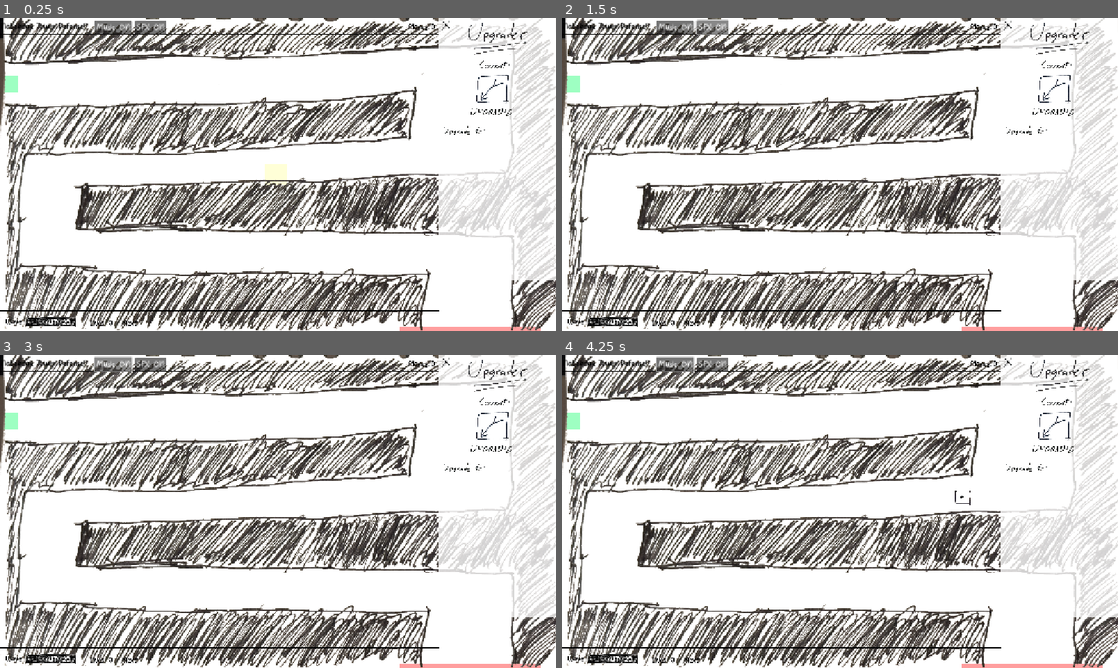
Above: before the commit, frames 1-4 (two rows, left to right).
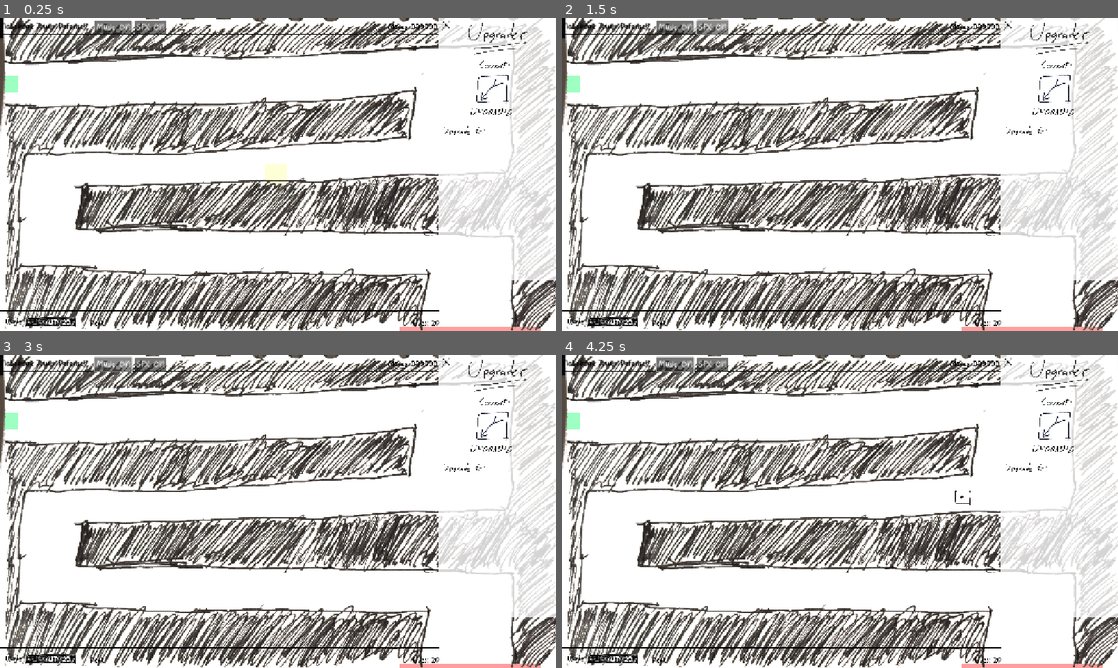
Above: after the commit, the same moments.

Repository: OzuYatamutsu/notebook-tower-defense
Game: Godot game, scene res://levels/level_cools.tscn
The game is run twice, just before and just after one commit, with the same random seed, the same clock (stepped at 60 frames per second) and the same inputs. This scene is started directly instead of the project's main scene.
Inputs (mouse positions are in pixels of both pictures, inside the frame that each line leads up to):
- Up to frame 1 (0.25 s): no input
- Up to frame 2 (1.5 s): click "SFX: ON" at 0.5 s; click "SFX: ON" at 1.25 s
- Up to frame 3 (3 s): click "SFX: ON" at 2 s; click "Music: ON" at 2.75 s
- Up to frame 4 (4.25 s): move the mouse to (962, 495) at 3.52 s; click (962, 495) at 3.67 s

The runs differ from the first frame. In frame 1, 0.2% of the frame differs, in the area x 16-79%, y 1-99%; in frame 2, 0.2%; in frame 3, 0.2%; in frame 4, 0.2%.
Error in both runs: Invalid call. Nonexistent function 'set_max_value' in base 'Control (WaveMeter)'. (res://levels/level.gd:34)

Commit message:
Zero-pad money meter to 6 digits

Diff:
--- a/components/LivesMeter.tscn
+++ b/components/LivesMeter.tscn
@@ -13,6 +13,7 @@
 script = ExtResource("1_mg8pk")
 
 [node name="LivesLabel" type="Label" parent="."]
+layout_mode = 0
 offset_right = 134.0
 offset_bottom = 66.0
 theme = ExtResource("2_cvqci")
@@ -22,11 +23,12 @@
 vertical_alignment = 1
 
 [node name="LivesCountLabel" type="Label" parent="."]
+layout_mode = 0
 offset_left = 144.0
 offset_right = 278.0
 offset_bottom = 66.0
 theme = ExtResource("2_cvqci")
 theme_override_colors/font_color = Color(0, 0, 0, 1)
 theme_override_font_sizes/font_size = 60
-text = "0"
+text = "20"
 vertical_alignment = 1
--- a/components/MoneyMeter.tscn
+++ b/components/MoneyMeter.tscn
@@ -13,6 +13,7 @@
 script = ExtResource("1_57elt")
 
 [node name="MoneyLabel" type="Label" parent="."]
+layout_mode = 0
 offset_right = 134.0
 offset_bottom = 66.0
 theme = ExtResource("2_uwqvo")
@@ -22,11 +23,12 @@
 vertical_alignment = 1
 
 [node name="MoneyCountLabel" type="Label" parent="."]
+layout_mode = 0
 offset_left = 175.0
 offset_right = 309.0
 offset_bottom = 66.0
 theme = ExtResource("2_uwqvo")
 theme_override_colors/font_color = Color(0, 0, 0, 1)
 theme_override_font_sizes/font_size = 60
-text = "0"
+text = "000000"
 vertical_alignment = 1
--- a/components/money_meter.gd
+++ b/components/money_meter.gd
@@ -1,9 +1,17 @@
 class_name MoneyMeter
 extends Control
+
+const NUM_DIGITS = 6
 
 @onready var MoneyCountLabel: Label = $MoneyCountLabel
 
 func update_value_text() -> void:
-    MoneyCountLabel.text = "{0}".format([
+    MoneyCountLabel.text = _zero_pad("{0}".format([
         GameState.PLAYER_MONEY_REMAINING
-    ])
+    ]))
+
+func _zero_pad(num_text: String) -> String:
+    var num_digits_to_add = NUM_DIGITS - num_text.length()
+    if num_digits_to_add <= 0:
+        return num_text
+    return ('0' * num_digits_to_add) + num_text
--- a/components/ui.tscn
+++ b/components/ui.tscn
@@ -62,9 +62,9 @@
 anchors_preset = 3
 anchor_left = 1.0
 anchor_top = 1.0
-offset_left = 794.0
+offset_left = 748.0
 offset_top = 85.0
-offset_right = 794.0
+offset_right = 748.0
 offset_bottom = 85.0
 grow_horizontal = 0
 grow_vertical = 0
@@ -101,9 +101,9 @@
 anchors_preset = 2
 anchor_top = 1.0
 anchor_right = 0.0
-offset_left = 205.0
+offset_left = 948.0
 offset_top = 132.0
-offset_right = 205.0
+offset_right = 948.0
 offset_bottom = 132.0
 grow_horizontal = 1
 grow_vertical = 0
@@ -112,9 +112,9 @@
 
 [node name="NextWaveMeter" parent="BottomBar" instance=ExtResource("6_23jcn")]
 layout_mode = 1
-offset_left = 281.0
+offset_left = 205.0
 offset_top = 19.0
-offset_right = 1154.0
+offset_right = 1078.0
 offset_bottom = 19.0
 scale = Vector2(0.3, 0.3)
 
